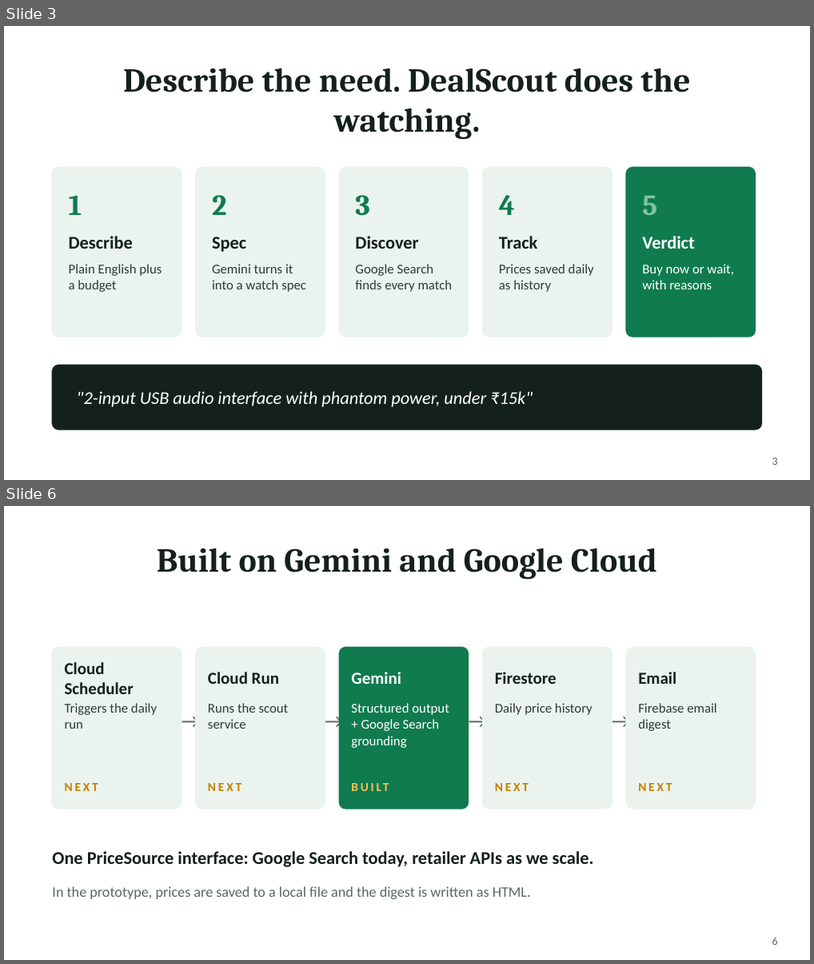
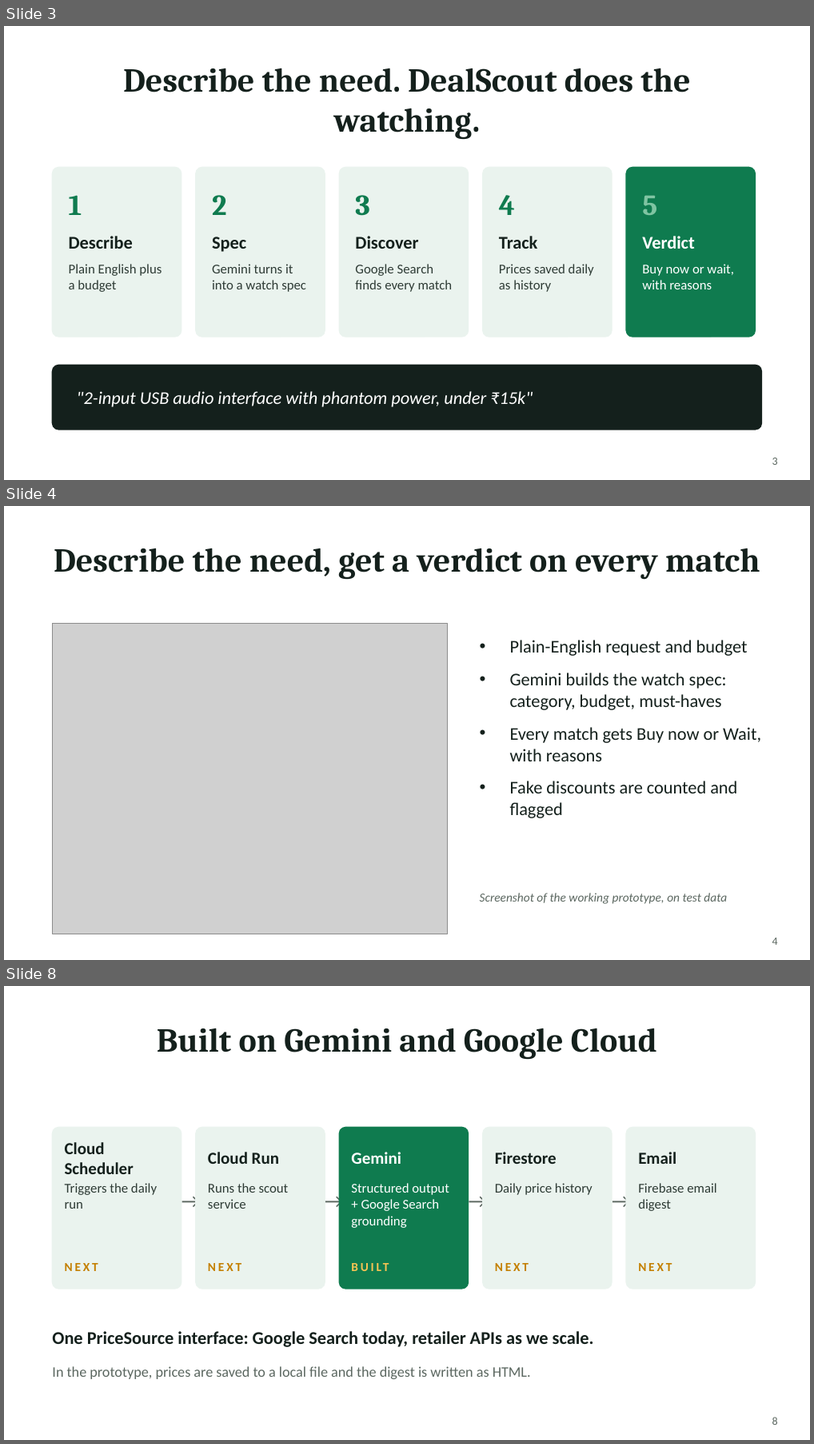
Before and after one commit to guptameenu31/Dealscout, a slide deck: DealScout.pptx. Shown one above the other, each under a label of ours: slides 3 and 6 before the commit, slides 3, 4 and 8 after it; the slides between them are not shown. The pictures are 814x964 and 814x1444 pixels, drawn with LibreOffice and Linux fonts; fonts in the diff are those of the drawing; grey boxes stand for pictures. Boxes give left, top, right and bottom in pixels: in the first picture for what was removed or moved away, otherwise in the second. Text is boxed around its words. In the diff, an @@ line names an element or a change of style, - is before the commit and + after.

```diff
--- a/DealScout.pptx
+++ b/DealScout.pptx
@@ slide 4 added at (4, 506, 810, 960), background #FFFFFF @@
@@ title added at (54, 548, 760, 580), 30 pt, text #14201C, bold @@
+Describe the need, get a verdict on every match
@@ picture added at (52, 623, 447, 933) @@
@@ text added at (510, 640, 762, 818), 16 pt, text #14201C @@
+• Plain-English request and budget
+• Gemini builds the watch spec: category, budget, must-haves
+• Every match gets Buy now or Wait, with reasons
+• Fake discounts are counted and flagged
@@ text added at (480, 892, 727, 904), 11 pt, text #5B6760, italic @@
+Screenshot of the working prototype, on test data
@@ page number added at (773, 937, 778, 944), 10 pt, text #5B6760 @@
+4
@@ what was slide 6 is now slide 8 @@
@@ page number at (773, 1416, 778, 1424): text changed @@
-6
+8
```
Also in this commit, not shown: 2 slides changed, 2 other slides added, 1 slide removed.
